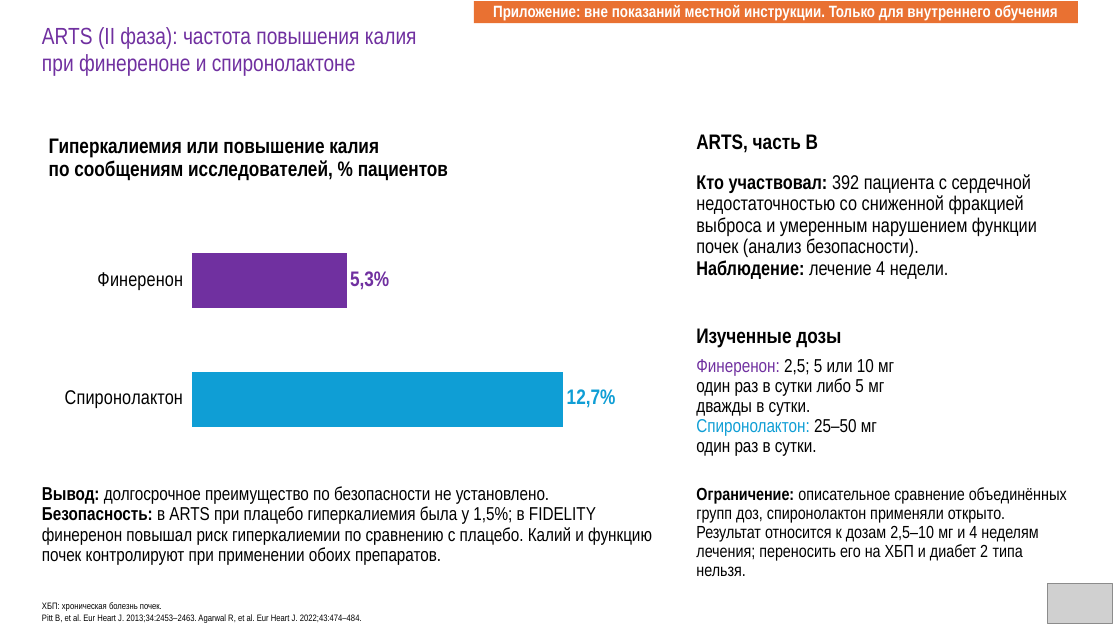
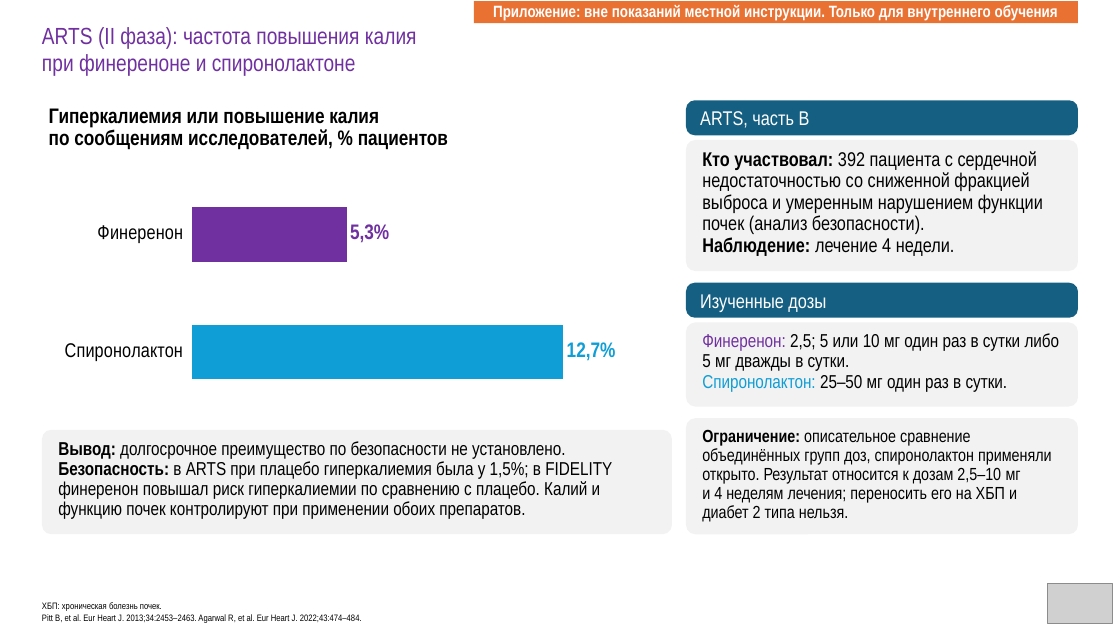
Before and after one commit to drabdulbosit1-eng/my-test-cloud, a slide deck: slide 44 of finerenone/Finerenone_Levin_reviewed.pptx. Drawn at 1120x630 pixels with LibreOffice and Linux fonts; fonts in the diff are those of the drawing; grey boxes stand for pictures. Boxes give left, top, right and bottom in pixels: in the first picture for what was removed or moved away, otherwise in the second. Text is boxed around its words. In the diff, an @@ line names an element or a change of style, - is before the commit and + after.

```diff
--- a/finerenone/Finerenone_Levin_reviewed.pptx
+++ b/finerenone/Finerenone_Levin_reviewed.pptx
@@ text "Гиперкалиемия или повышение калия" moved from (x1=49, y1=138, x2=448, y2=181) to (x1=49, y1=108, x2=448, y2=150) @@
@@ rounded rectangle "ARTS, часть B" resized from (x1=696, y1=134, x2=818, y2=153) to (x1=686, y1=100, x2=1079, y2=135) @@
@@ rounded rectangle "ARTS, часть B" at (x1=686, y1=100, x2=1079, y2=135): size 18 to 17 pt, text colour #000000 to #FFFFFF, bold off; line spacing 0.9 to 1; vertical alignment top to middle; fill none to #156082 @@
@@ rounded rectangle added at (x1=686, y1=140, x2=1079, y2=271), fill #F2F2F2 @@
@@ bar chart moved from (x1=53, y1=217, x2=643, y2=464) to (x1=53, y1=171, x2=643, y2=416) @@
@@ text "Кто участвовал: 392 пациента с ..." moved from (x1=696, y1=174, x2=1037, y2=279) to (x1=702, y1=151, x2=1043, y2=256) @@
@@ rounded rectangle "Изученные дозы" at (x1=686, y1=283, x2=1079, y2=318): size 18 to 17 pt, text colour #000000 to #FFFFFF, bold off; line spacing 0.9 to 1; vertical alignment top to middle; fill none to #156082 @@
@@ rounded rectangle "Изученные дозы" resized from (x1=696, y1=328, x2=841, y2=348) to (x1=686, y1=283, x2=1079, y2=318) @@
@@ rounded rectangle added at (x1=686, y1=323, x2=1079, y2=407), fill #F2F2F2 @@
@@ text at (x1=702, y1=333, x2=1060, y2=392): text changed @@
-Финеренон: 2,5; 5 или 10 мг
-один раз в сутки либо 5 мг
-дважды в сутки.
-Спиронолактон: 25–50 мг
-один раз в сутки.
+Финеренон: 2,5; 5 или 10 мг один раз в сутки либо 5 мг дважды в сутки.
+Спиронолактон: 25–50 мг один раз в сутки.
@@ rounded rectangle added at (x1=686, y1=418, x2=1079, y2=534), fill #F2F2F2 @@
@@ rounded rectangle added at (x1=42, y1=430, x2=672, y2=534), fill #F2F2F2 @@
@@ text "Вывод: долгосрочное преимущество по безопасности ..." rewrapped from (x1=42, y1=486, x2=652, y2=565) to (x1=58, y1=441, x2=612, y2=519) @@
@@ text "Ограничение: описательное сравнение объединённых групп ..." rewrapped from (x1=696, y1=487, x2=1067, y2=576) to (x1=702, y1=429, x2=1052, y2=522) @@
```
Also in this commit, not shown: 8 other slides changed, 1 other file.
